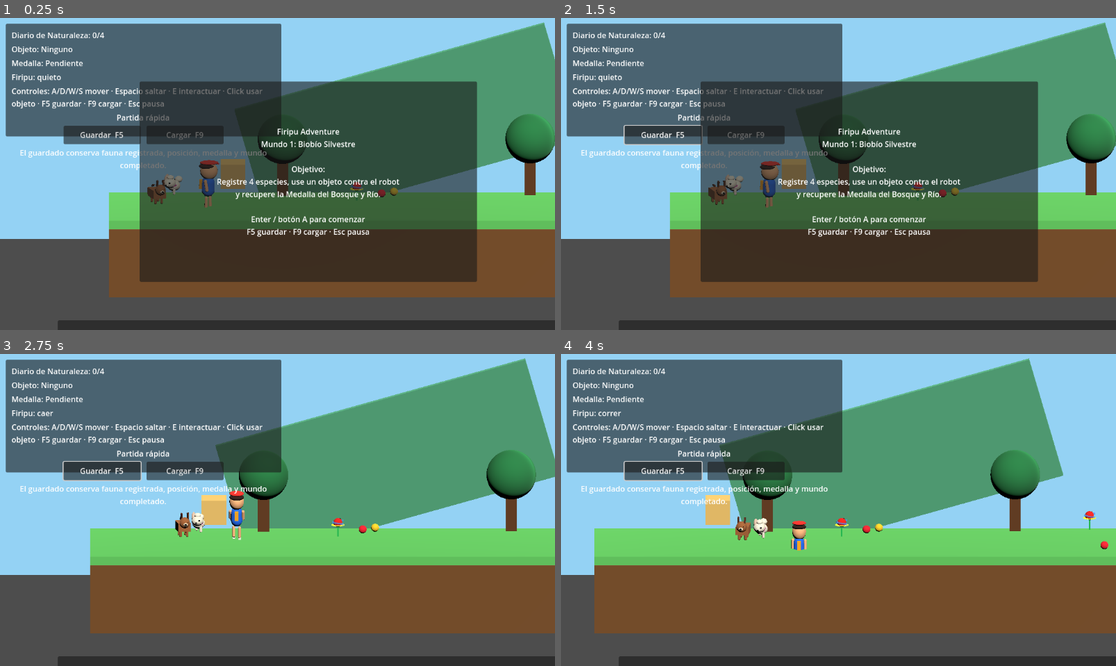
Above: before the commit, frames 1-4 (two rows, left to right).
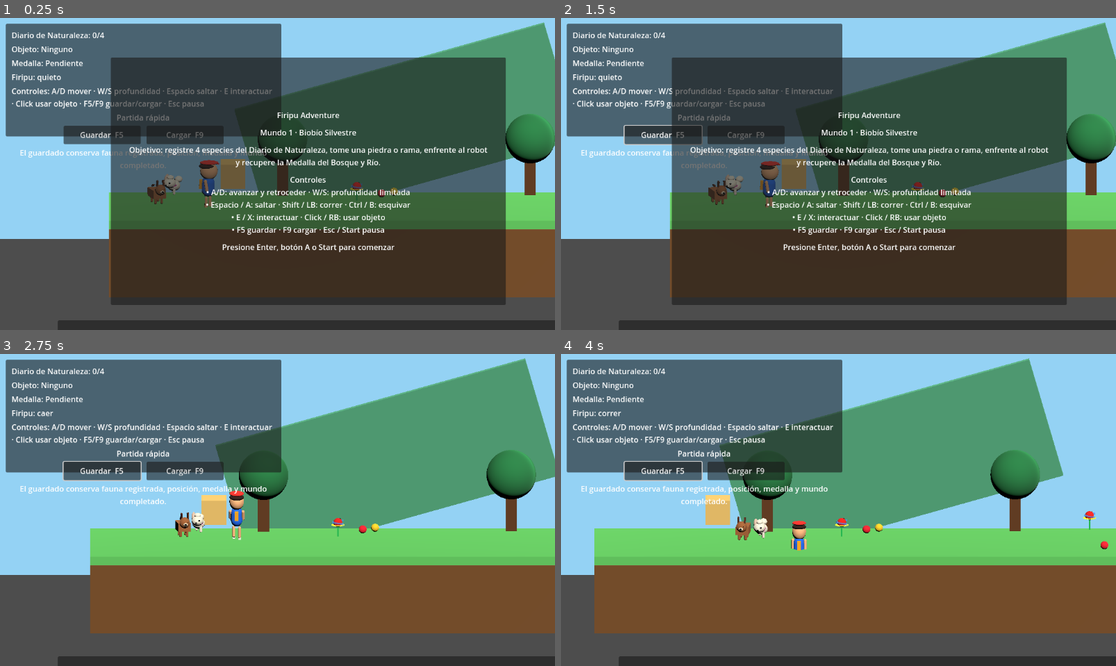
Above: after the commit, the same moments.

Repository: kokoro-kun-1/FiripuAdventure
Game: Godot game, scene res://scenes/levels/level_biobio_prototype.tscn
Same seed, same stepped clock (60 frames per second), same inputs: the game is played once before the commit and once after it.
Inputs (mouse positions are in pixels of both pictures, inside the frame that each line leads up to):
- Up to frame 1 (0.25 s): no input
- Up to frame 2 (1.5 s): click "Guardar F5" at 0.5 s; click "Cargar F9" at 1.25 s
- Up to frame 3 (2.75 s): tap Enter (ui_accept) at 2 s; move the mouse to (399, 494) at 2.02 s; hold D (move_right) from 2.03 s (still down); hold E (interact) from 2.03 s (still down); click (399, 494) at 2.17 s; tap Space (jump) at 2.27 s; tap Shift (run) at 2.3 s
- Up to frame 4 (4 s): move the mouse to (727, 525) at 2.77 s; release D (move_right) at 2.78 s; release E (interact) at 2.78 s; hold S (move_back) 2.78-3.53 s; tap Shift (run) at 2.85 s; tap Space (jump) at 3.02 s; tap E (interact) at 3.05 s; move the mouse to (894, 441) at 3.52 s; hold D (move_right) from 3.53 s (still down); hold Shift (run) from 3.53 s (still down); tap Ctrl (dodge) at 3.6 s

The runs differ from the first frame. In frame 1, 21% of the frame differs, in the area x 2-92%, y 12-92%; in frame 2, 21%; in frame 3, 0.9%; in frame 4, 0.9%.

Commit message:
feat: improve start onboarding

Diff:
--- a/scenes/ui/hud.tscn
+++ b/scenes/ui/hud.tscn
@@ -74,19 +74,40 @@
 autowrap_mode = 3
 
 [node name="StartPanel" type="Panel" parent="."]
-offset_left = 290.0
-offset_top = 132.0
-offset_right = 990.0
-offset_bottom = 548.0
+offset_left = 230.0
+offset_top = 82.0
+offset_right = 1050.0
+offset_bottom = 596.0
 
-[node name="StartLabel" type="Label" parent="StartPanel"]
-offset_left = 28.0
+[node name="StartVBox" type="VBoxContainer" parent="StartPanel"]
+offset_left = 34.0
 offset_top = 28.0
-offset_right = 672.0
-offset_bottom = 388.0
-text = "Firipu Adventure\nMundo 1: Biobío Silvestre\n\nEnter / botón A para comenzar"
+offset_right = 786.0
+offset_bottom = 486.0
+theme_override_constants/separation = 13
+alignment = 1
+
+[node name="StartTitleLabel" type="Label" parent="StartPanel/StartVBox"]
+text = "Firipu Adventure"
 horizontal_alignment = 1
-vertical_alignment = 1
+
+[node name="StartWorldLabel" type="Label" parent="StartPanel/StartVBox"]
+text = "Mundo 1 · Biobío Silvestre"
+horizontal_alignment = 1
+
+[node name="StartObjectiveLabel" type="Label" parent="StartPanel/StartVBox"]
+text = "Objetivo: registre 4 especies, use un objeto contra el robot y recupere la medalla."
+horizontal_alignment = 1
+autowrap_mode = 3
+
+[node name="StartControlsLabel" type="Label" parent="StartPanel/StartVBox"]
+text = "Controles\n• A/D: avanzar · W/S: profundidad limitada\n• Espacio / A: saltar · Shift / LB: correr · Ctrl / B: esquivar\n• E / X: interactuar · Click / RB: usar objeto\n• F5 guardar · F9 cargar · Esc / Start pausa"
+horizontal_alignment = 1
+autowrap_mode = 3
+
+[node name="StartHintLabel" type="Label" parent="StartPanel/StartVBox"]
+text = "Presione Enter, botón A o Start para comenzar"
+horizontal_alignment = 1
 autowrap_mode = 3
 
 [node name="PausePanel" type="Panel" parent="."]
--- a/scripts/ui/hud.gd
+++ b/scripts/ui/hud.gd
@@ -14,7 +14,11 @@
 @onready var load_button: Button = $Panel/VBox/SaveLoadButtons/LoadButton
 @onready var hint_label: Label = $BottomPanel/HintLabel
 @onready var start_panel: Panel = $StartPanel
-@onready var start_label: Label = $StartPanel/StartLabel
+@onready var start_title_label: Label = $StartPanel/StartVBox/StartTitleLabel
+@onready var start_world_label: Label = $StartPanel/StartVBox/StartWorldLabel
+@onready var start_objective_label: Label = $StartPanel/StartVBox/StartObjectiveLabel
+@onready var start_controls_label: Label = $StartPanel/StartVBox/StartControlsLabel
+@onready var start_hint_label: Label = $StartPanel/StartVBox/StartHintLabel
 @onready var pause_panel: Panel = $PausePanel
 @onready var pause_continue_button: Button = $PausePanel/PauseVBox/ContinueButton
 @onready var pause_save_button: Button = $PausePanel/PauseVBox/SaveButton
@@ -52,9 +56,13 @@
 	victory_panel.visible = false
 	pause_panel.visible = false
 	start_panel.visible = true
-	start_label.text = "Firipu Adventure\nMundo 1: Biobío Silvestre\n\nObjetivo:\nRegistre 4 especies, use un objeto contra el robot\ny recupere la Medalla del Bosque y Río.\n\nEnter / botón A para comenzar\nF5 guardar · F9 cargar · Esc pausa"
-	controls_label.text = "Controles: A/D/W/S mover · Espacio saltar · E interactuar · Click usar objeto · F5 guardar · F9 cargar · Esc pausa"
-	show_message("Presione Enter o botón A del mando Xbox para comenzar la aventura.")
+	start_title_label.text = "Firipu Adventure"
+	start_world_label.text = "Mundo 1 · Biobío Silvestre"
+	start_objective_label.text = "Objetivo: registre 4 especies del Diario de Naturaleza, tome una piedra o rama, enfrente al robot y recupere la Medalla del Bosque y Río."
+	start_controls_label.text = "Controles\n• A/D: avanzar y retroceder · W/S: profundidad limitada\n• Espacio / A: saltar · Shift / LB: correr · Ctrl / B: esquivar\n• E / X: interactuar · Click / RB: usar objeto\n• F5 guardar · F9 cargar · Esc / Start pausa"
+	start_hint_label.text = "Presione Enter, botón A o Start para comenzar"
+	controls_label.text = "Controles: A/D mover · W/S profundidad · Espacio saltar · E interactuar · Click usar objeto · F5/F9 guardar/cargar · Esc pausa"
+	show_message("Pantalla inicial lista: revise objetivo y controles, luego presione Enter o botón A.")
 
 func _ensure_ui_actions() -> void:
 	_ensure_xbox_start_action()
--- /dev/null
+++ b/tests/onboarding_test.gd
@@ -0,0 +1,74 @@
+extends Node
+
+const TestUtils = preload("res://tests/test_utils.gd")
+const TEST_NAME: String = "ONBOARDING_TEST"
+
+var level: Node = null
+
+func _ready() -> void:
+    print(TEST_NAME, ": starting")
+    level = TestUtils.load_main_level(self, TEST_NAME)
+    if level == null:
+        return
+    call_deferred("_run_test")
+
+func _run_test() -> void:
+    await get_tree().process_frame
+
+    var firipu: Node = TestUtils.firipu_node(level, self, TEST_NAME)
+    var hud: Node = TestUtils.required_node(level, NodePath("HUD"), self, TEST_NAME, "HUD")
+    if firipu == null or hud == null:
+        return
+
+    var start_panel: CanvasItem = hud.get_node_or_null("StartPanel") as CanvasItem
+    var title_label: Label = hud.get_node_or_null("StartPanel/StartVBox/StartTitleLabel") as Label
+    var world_label: Label = hud.get_node_or_null("StartPanel/StartVBox/StartWorldLabel") as Label
+    var objective_label: Label = hud.get_node_or_null("StartPanel/StartVBox/StartObjectiveLabel") as Label
+    var controls_label: Label = hud.get_node_or_null("StartPanel/StartVBox/StartControlsLabel") as Label
+    var hint_label: Label = hud.get_node_or_null("StartPanel/StartVBox/StartHintLabel") as Label
+
+    if start_panel == null or title_label == null or world_label == null or objective_label == null or controls_label == null or hint_label == null:
+        TestUtils.fail(self, TEST_NAME, "onboarding labels are missing")
+        return
+    if not start_panel.visible:
+        TestUtils.fail(self, TEST_NAME, "start panel should be visible initially")
+        return
+    if not bool(firipu.get("input_locked")):
+        TestUtils.fail(self, TEST_NAME, "Firipu input should start locked")
+        return
+
+    var required_fragments: Array[String] = [
+        "Firipu Adventure",
+        "Biobío Silvestre",
+        "registre 4 especies",
+        "Medalla del Bosque y Río",
+        "A/D",
+        "W/S",
+        "Espacio / A",
+        "E / X",
+        "Esc / Start",
+        "Presione Enter"
+    ]
+    var joined_text: String = "\n".join([
+        title_label.text,
+        world_label.text,
+        objective_label.text,
+        controls_label.text,
+        hint_label.text
+    ])
+    for fragment in required_fragments:
+        if not joined_text.contains(fragment):
+            TestUtils.fail(self, TEST_NAME, "onboarding missing fragment: %s" % fragment)
+            return
+
+    hud.call("start_game")
+    await get_tree().process_frame
+    if start_panel.visible:
+        TestUtils.fail(self, TEST_NAME, "start panel did not hide after start")
+        return
+    if bool(firipu.get("input_locked")):
+        TestUtils.fail(self, TEST_NAME, "Firipu input remained locked after start")
+        return
+
+    print(TEST_NAME, ": PASS")
+    get_tree().quit(0)
--- /dev/null
+++ b/tests/onboarding_test.tscn
@@ -0,0 +1,6 @@
+[gd_scene load_steps=2 format=3]
+
+[ext_resource type="Script" path="res://tests/onboarding_test.gd" id="1_onboarding"]
+
+[node name="OnboardingTest" type="Node"]
+script = ExtResource("1_onboarding")
Not shown, changed: scripts/run_tests.sh
